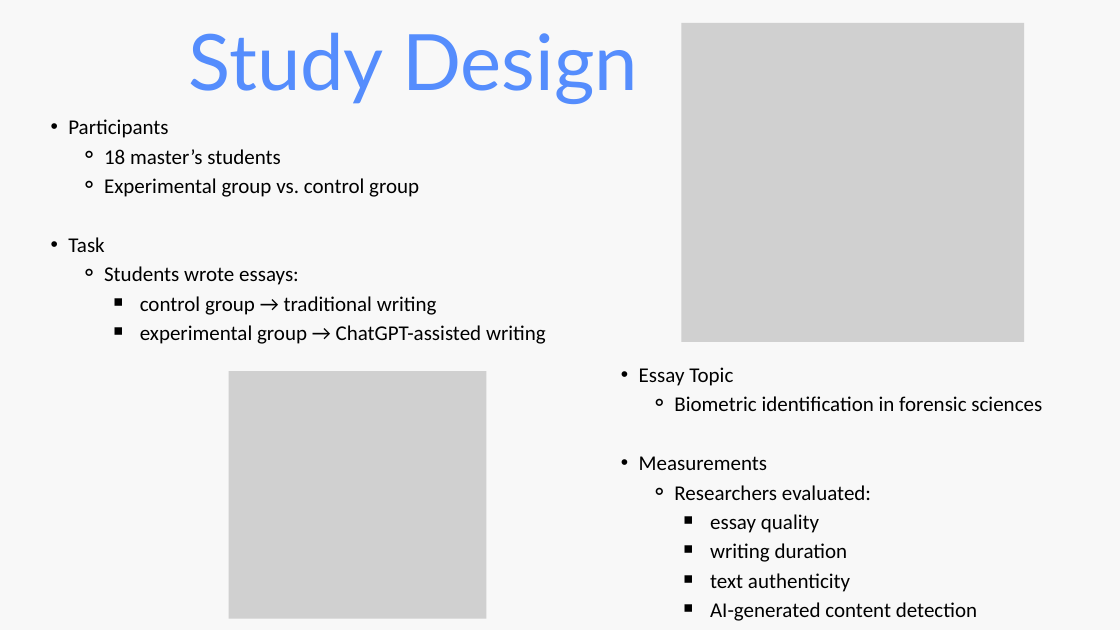
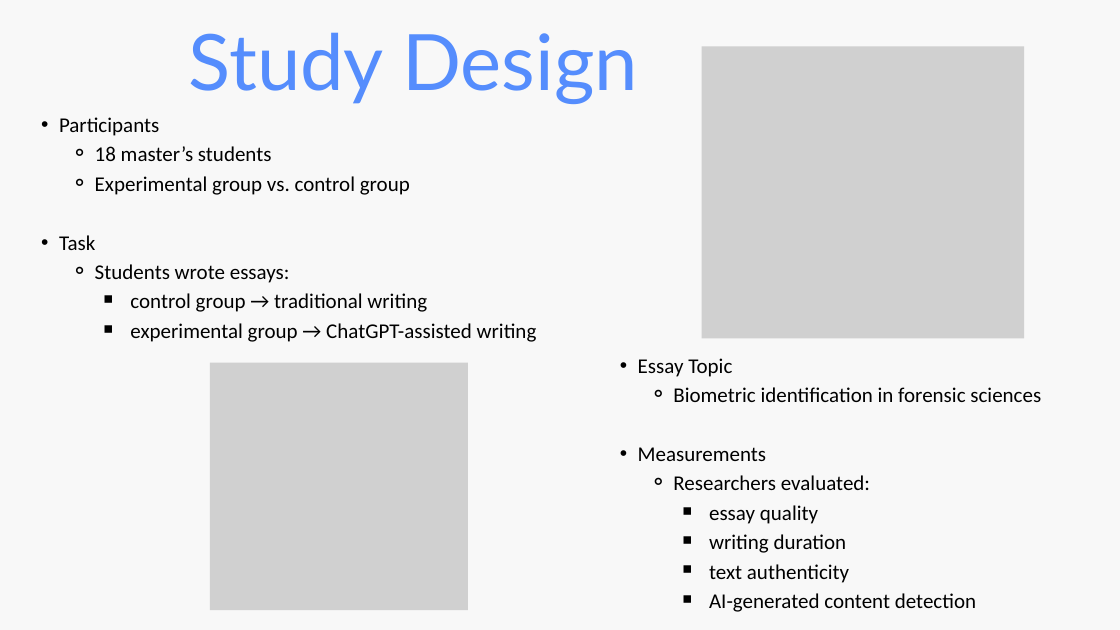
Before and after one commit to tinasophie15/tcpp_project_chatgpt_learning, a slide deck: slide 2 of Lightning Talk Christina.pptx. Drawn at 1120x630 pixels with LibreOffice and Linux fonts; fonts in the diff are those of the drawing; grey boxes stand for pictures. Boxes give left, top, right and bottom in pixels: in the first picture for what was removed or moved away, otherwise in the second. Text is boxed around its words. In the diff, an @@ line names an element or a change of style, - is before the commit and + after.

```diff
--- a/Lightning Talk Christina.pptx
+++ b/Lightning Talk Christina.pptx
@@ picture: place and size @@
-picture at <box>682,23,1024,342</box>
+picture at <box>702,46,1024,339</box>
@@ text "Participants": place and size @@
-text "Participants" at <box>68,119,546,344</box>
+text "Participants" at <box>59,117,537,342</box>
@@ text "Essay Topic": place and size @@
-text "Essay Topic" at <box>639,367,1042,621</box>
+text "Essay Topic" at <box>638,358,1041,612</box>
@@ picture: place and size @@
-picture at <box>228,371,486,619</box>
+picture at <box>210,363,468,610</box>
```
Also in this commit, not shown: 4 other slides changed, 1 slide added, 1 slide removed.
